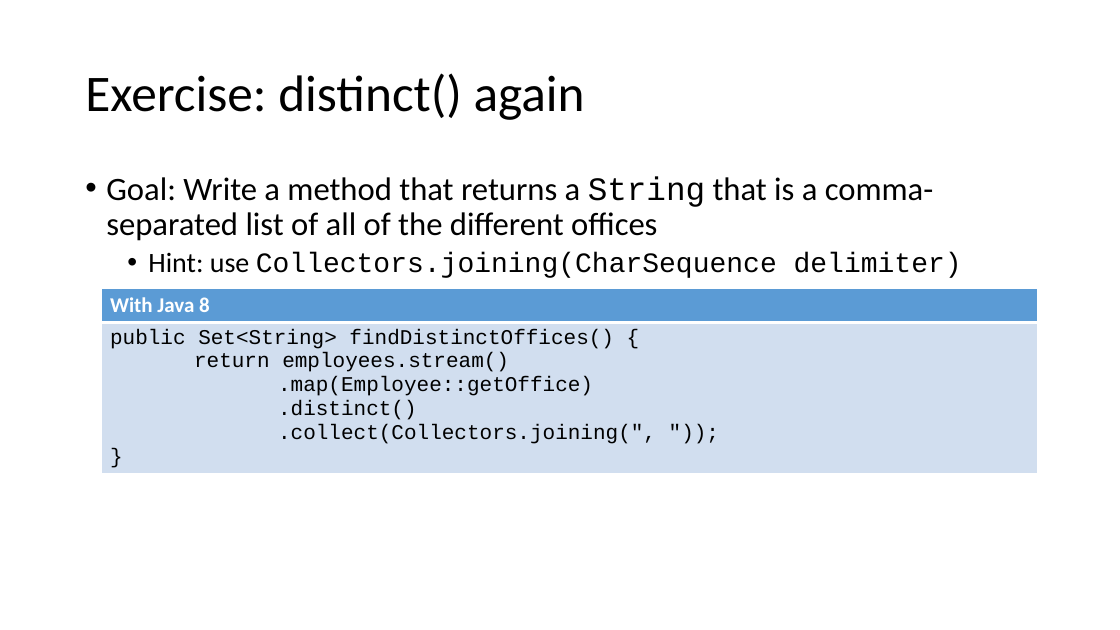
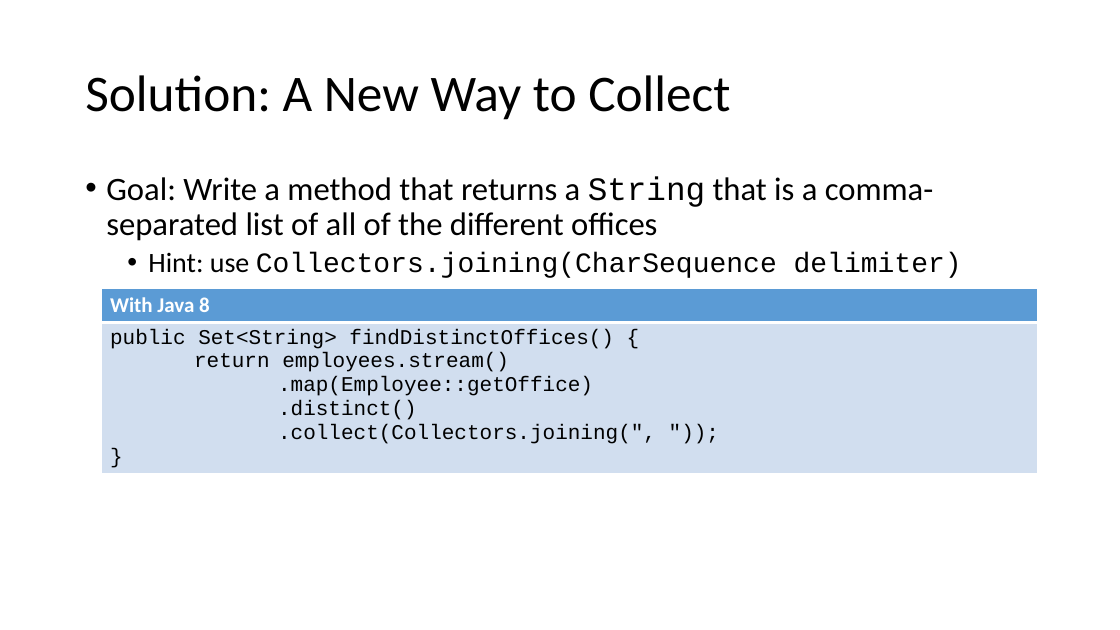
Before and after one commit to jdifebo/java8, a slide deck: slide 45 of presentation.pptx (slide 44 before the commit). Drawn at 1120x630 pixels with LibreOffice and Linux fonts; fonts in the diff are those of the drawing. Boxes give left, top, right and bottom in pixels: in the first picture for what was removed or moved away, otherwise in the second. Text is boxed around its words. In the diff, an @@ line names an element or a change of style, - is before the commit and + after.

```diff
--- a/presentation.pptx
+++ b/presentation.pptx
@@ title at <box>85,75,730,120</box>: text changed @@
-Exercise: distinct() again
+Solution: A New Way to Collect
```
Also in this commit, not shown: 15 other slides changed, 1 slide added, 3 other files.
